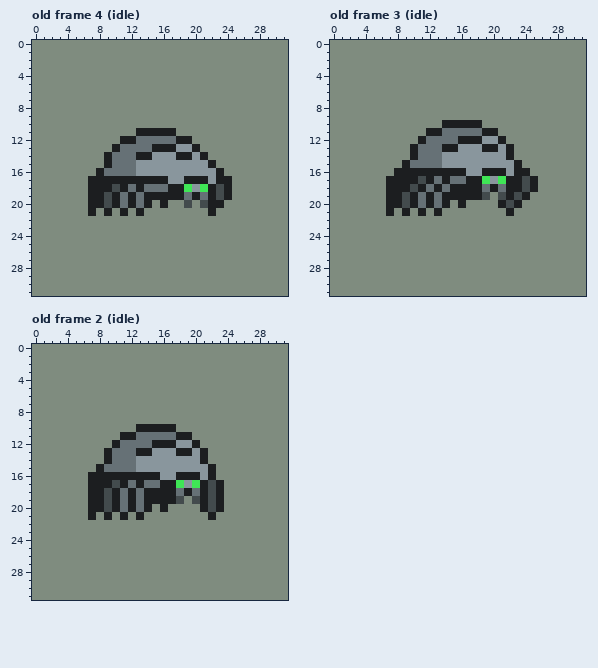
One commit to this pixel-art file: game/code/assets/art/enemies/spirk/aseprite/Sprite-spirk-animation-full.aseprite. Above: the version before the commit.
32x32 pixels, 4 frames. Shown: old frame 4 (idle), old frame 3 (idle), old frame 2 (idle). The commit also changed other frames, which this record leaves out.
Now the later version:
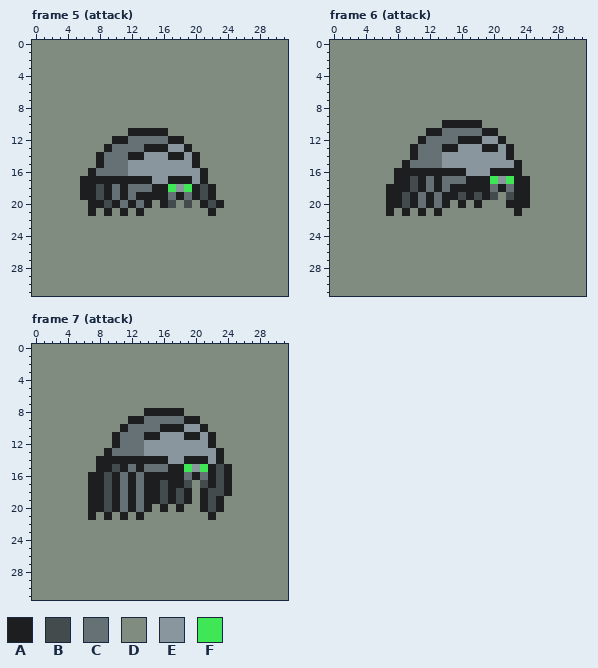
Palette (. is transparent): A #1c1e20  B #434b4d  C #667176  D #7f8c7f  E #89969d  F #3fe656
A new or re-ordered frame is compared with the old frame closest to it.
Author's note on the commit: sprite [NU39DgFT]: animação do inimigo 2 (spirk) atacando e seu efeito
Diff:
frames 4 -> 12
--- frame 5 (attack) is new; against old frame 4 (idle), layer "spirk"
@@ x 0..31 @@
 10 DDDDDDDDDDDDDDDDDDDDDDDDDDDDDDDD
-11 DDDDDDDDDDDDDAAAAADDDDDDDDDDDDDD
-12 DDDDDDDDDDDAACCCCCAADDDDDDDDDDDD
-13 DDDDDDDDDDACCCCAAAEEADDDDDDDDDDD
-14 DDDDDDDDDACCCAAEEEAAEADDDDDDDDDD
-15 DDDDDDDDDACCCEEEEEEEEEADDDDDDDDD
-16 DDDDDDDDACCCCEEEEEEEEEEADDDDDDDD
-17 DDDDDDDAAAAAAAAAAEEAAAEAADDDDDDD
-18 DDDDDDDAAABACACCCAAFEFABADDDDDDD
-19 DDDDDDDAABACACAAAAACACABADDDDDDD
-20 DDDDDDDAABACACADADDBDBAADDDDDDDD
+11 DDDDDDDDDDDDAAAAADDDDDDDDDDDDDDD
+12 DDDDDDDDDDAACCCCCAADDDDDDDDDDDDD
+13 DDDDDDDDDACCCCAAAEEADDDDDDDDDDDD
+14 DDDDDDDDACCCAAEEEAAEADDDDDDDDDDD
+15 DDDDDDDDACCCEEEEEEEEADDDDDDDDDDD
+16 DDDDDDDACCCCEEEEEEEEEADDDDDDDDDD
+17 DDDDDDAAAAAAAAAEEAAAEADDDDDDDDDD
+18 DDDDDDAABACACCCAAFEFABADDDDDDDDD
+19 DDDDDDAABACACAAAACACABADDDDDDDDD
+20 DDDDDDDAABACACADABDBDABADDDDDDDD
 21 DDDDDDDADADADADDDDDDDDADDDDDDDDD
--- frame 6 (attack) is new; against old frame 3 (idle), layer "spirk"
@@ x 0..31 @@
 15 DDDDDDDDDACCCCEEEEEEEEEADDDDDDDD
-16 DDDDDDDDAAAAAAAAAEEAAAEAADDDDDDD
-17 DDDDDDDAAAABACACCAAFEFAABADDDDDD
-18 DDDDDDDAAABACACAAAACACAABADDDDDD
-19 DDDDDDDAABACACAAAAABDBABADDDDDDD
-20 DDDDDDDAABACACADADDDDABADDDDDDDD
-21 DDDDDDDADADADADDDDDDDDADDDDDDDDD
+16 DDDDDDDDAAAAAAAAAEEEAAAADDDDDDDD
+17 DDDDDDDDAABACACCCAAAFEFAADDDDDDD
+18 DDDDDDDAAABACACAAAAACACAADDDDDDD
+19 DDDDDDDAABACACAABABABDBAADDDDDDD
+20 DDDDDDDAABACACADADADDDAAADDDDDDD
+21 DDDDDDDADADADADDDDDDDDDADDDDDDDD
 22 DDDDDDDDDDDDDDDDDDDDDDDDDDDDDDDD
--- frame 7 (attack) is new; against old frame 2 (idle), layer "spirk"
@@ x 6..26 @@
  7 DDDDDDDDDDDDDDDDDDDDD
- 8 DDDDDDDDDDDDDDDDDDDDD
- 9 DDDDDDDDDDDDDDDDDDDDD
-10 DDDDDDDAAAAADDDDDDDDD
-11 DDDDDAACCCCCAADDDDDDD
-12 DDDDACCCCAAAEEADDDDDD
-13 DDDACCCAAEEEAAEADDDDD
-14 DDDACCCEEEEEEEEADDDDD
-15 DDACCCCEEEEEEEEEADDDD
-16 DAAAAAAAAAEEAAAEADDDD
-17 DAAABACACCAAFEFABADDD
-18 DAABACACAAAACACABADDD
-19 DAABACACAAAABDBABADDD
-20 DAABACACADADDDDABADDD
+ 8 DDDDDDDDAAAAADDDDDDDD
+ 9 DDDDDDAACCCCCAADDDDDD
+10 DDDDDACCCCAAAEEADDDDD
+11 DDDDACCCAAEEEAAEADDDD
+12 DDDDACCCEEEEEEEEADDDD
+13 DDDACCCCEEEEEEEEEADDD
+14 DDAAAAAAAAAEEAAAEADDD
+15 DDAABACACCCAAFEFABADD
+16 DAABACACAAAAACACABADD
+17 DAABACACAABAABDBABADD
+18 DAABACACAABABADABBADD
+19 DAABACACAABABADABADDD
+20 DAABACACADADADDABADDD
 21 DADADADADDDDDDDDADDDD
Where, in picture pixels (left, top, right, bottom), the same in both pictures:
changed: (80, 128, 232, 208)
changed: (386, 168, 538, 216)
changed: (96, 408, 232, 512)
